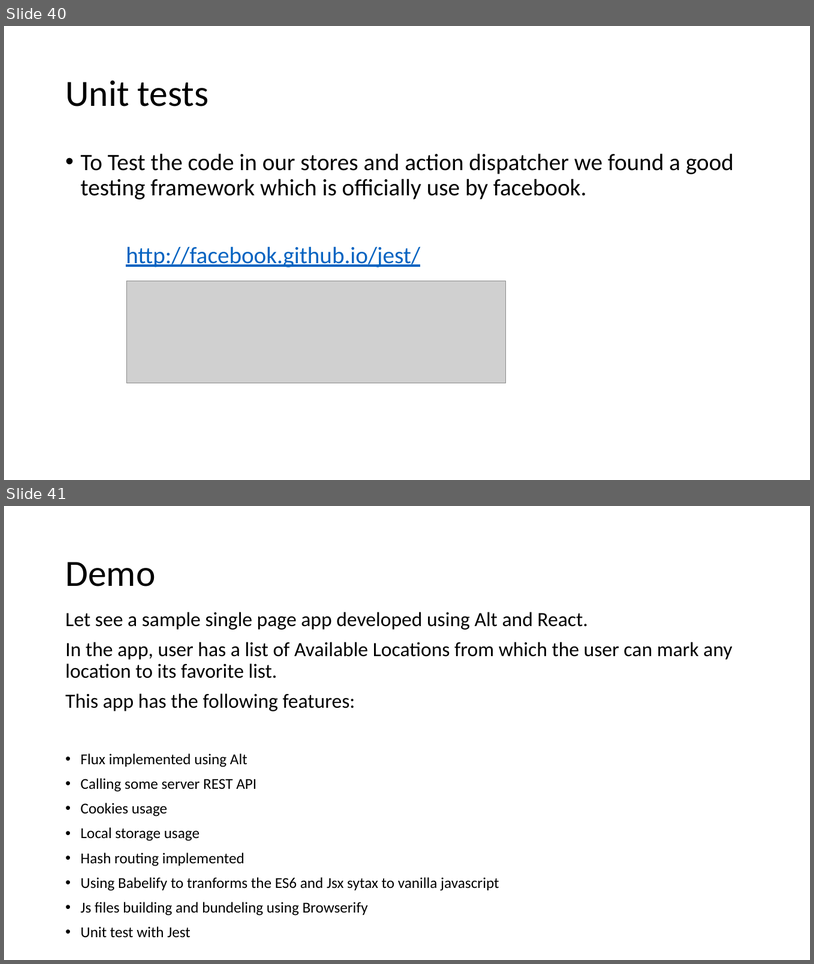
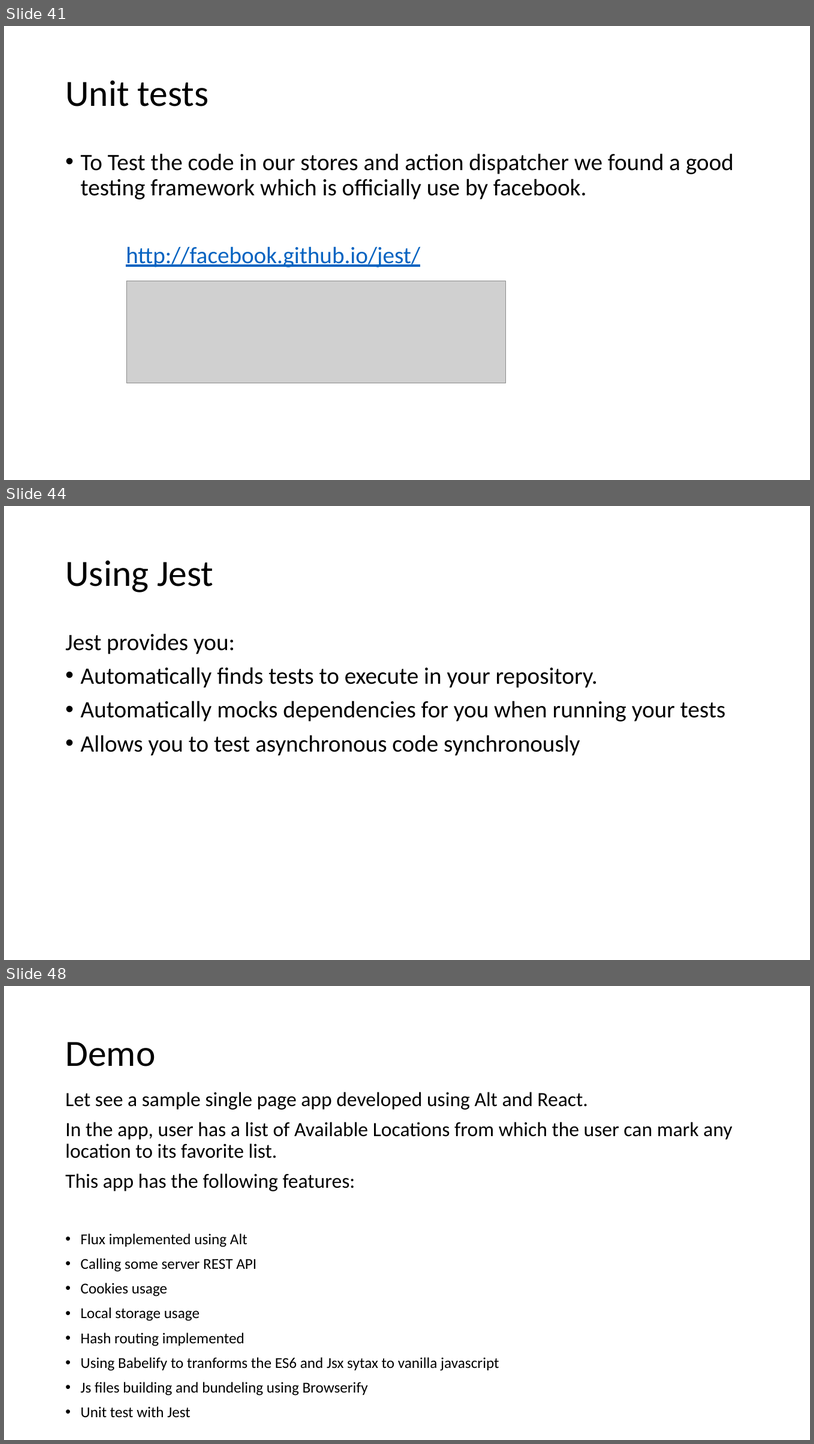
Before and after one commit to awahab29/samplealt, a slide deck: React.pptx. Shown one above the other, each under a label of ours: slides 40 and 41 before the commit, slides 41, 44 and 48 after it; the slides between them are not shown. The pictures are 814x964 and 814x1444 pixels, drawn with LibreOffice and Linux fonts; fonts in the diff are those of the drawing; grey boxes stand for pictures. Boxes give left, top, right and bottom in pixels: in the first picture for what was removed or moved away, otherwise in the second. Text is boxed around its words. In the diff, an @@ line names an element or a change of style, - is before the commit and + after.

```diff
--- a/React.pptx
+++ b/React.pptx
@@ slide 44 added at (4,506,810,960), background #FFFFFF @@
@@ title added at (65,560,213,592), 44 pt, text #000000 @@
+Using Jest
@@ text added at (65,633,726,756), 28 pt, text #000000 @@
+Jest provides you:
+• Automatically finds tests to execute in your repository.
+• Automatically mocks dependencies for you when running your tests
+• Allows you to test asynchronous code synchronously
@@ what was slide 40 is now slide 41 @@
@@ what was slide 41 is now slide 48 @@
```
Also in this commit, not shown: 1 slide changed, 6 other slides added.
